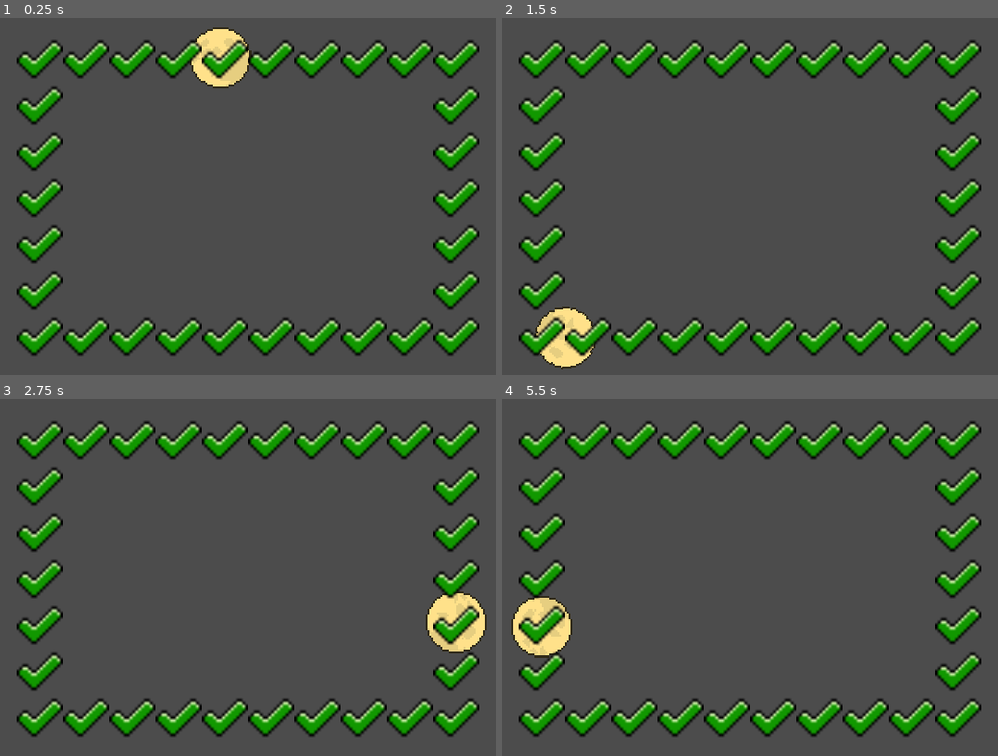
Above: before the commit, frames 1-4 (two rows, left to right).
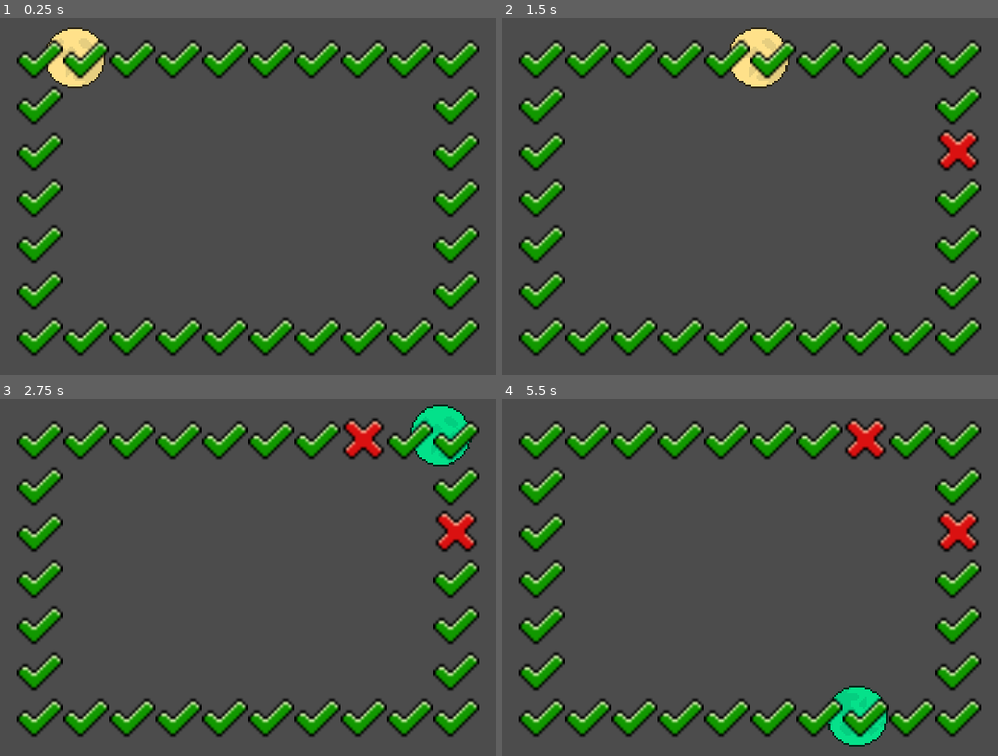
Above: after the commit, the same moments.

Repository: shshwdr/egg-cooker
Game: Godot game, scene res://Scenes/main_game.tscn
Two runs of this game, one before a commit and one after it. Both use one fixed random seed, a clock stepped at 60 frames per second and the inputs below.
Inputs (mouse positions are in pixels of both pictures, inside the frame that each line leads up to):
- Up to frame 1 (0.25 s): no input
- Up to frame 2 (1.5 s): move the mouse to (938, 167) at 0.52 s; press the mouse at (938, 167) at 0.53 s; move the mouse to (626, 225) at 1.27 s; release the mouse at (626, 225) at 1.28 s; click (626, 225) at 1.35 s
- Up to frame 3 (2.75 s): move the mouse to (347, 456) at 2.02 s; press the mouse at (347, 456) at 2.03 s
- Up to frame 4 (5.5 s): move the mouse to (735, 688) at 2.77 s; release the mouse at (735, 688) at 2.78 s; click (735, 688) at 2.85 s; move the mouse to (993, 659) at 3.52 s; press the mouse at (993, 659) at 3.53 s; move the mouse to (551, 495) at 4.27 s; release the mouse at (551, 495) at 4.28 s; click (551, 495) at 4.35 s; move the mouse to (809, 577) at 5.02 s; press the mouse at (809, 577) at 5.03 s

The runs differ from the first frame. In frame 1, 2.4% of the frame differs, in the area x 9-51%, y 2-20%; in frame 2, 3.1%; in frame 3, 4.0%; in frame 4, 4.1%, in the area x 1-97%, y 5-98%.

Commit message:
cooking logic

Diff:
--- a/Scenes/egg.gd
+++ b/Scenes/egg.gd
@@ -1,7 +1,11 @@
 extends PathFollow2D
 
+onready var rigidbody = $RigidBody2D
+onready var sprite = $RigidBody2D/Sprite
+var speed = 100
 
-var speed = 500
+var cooked_level = 0
+var cook_speed = 0.04
 
 # Called when the node enters the scene tree for the first time.
 func _ready():
@@ -9,6 +13,15 @@
 
 func _physics_process(delta):
 	offset+=delta*speed
+
+	var collidings = rigidbody.get_colliding_bodies()
+	for i in collidings:
+		if i.get_parent().is_on:
+			cooking(delta)
+
+func cooking(delta):
+	cooked_level+=delta*cook_speed
+	sprite.modulate = Color(cooked_level,1,1)
 # Called every frame. 'delta' is the elapsed time since the previous frame.
 #func _process(delta):
 #	pass
--- a/Scenes/egg.tscn
+++ b/Scenes/egg.tscn
@@ -1,12 +1,26 @@
-[gd_scene load_steps=3 format=2]
+[gd_scene load_steps=4 format=2]
 
 [ext_resource path="res://art/moon/moon_bg.png" type="Texture" id=1]
 [ext_resource path="res://Scenes/egg.gd" type="Script" id=2]
+
+[sub_resource type="RectangleShape2D" id=1]
+extents = Vector2( 16, 16 )
 
 [node name="egg" type="PathFollow2D"]
 position = Vector2( 64, 64 )
 scale = Vector2( 1.33333, 1.33333 )
 script = ExtResource( 2 )
 
-[node name="Sprite" type="Sprite" parent="."]
+[node name="RigidBody2D" type="RigidBody2D" parent="."]
+mode = 3
+mass = 0.01
+gravity_scale = 0.0
+contacts_reported = 2
+contact_monitor = true
+
+[node name="CollisionShape2D" type="CollisionShape2D" parent="RigidBody2D"]
+shape = SubResource( 1 )
+
+[node name="Sprite" type="Sprite" parent="RigidBody2D"]
+scale = Vector2( 1, 1 )
 texture = ExtResource( 1 )
--- a/Scenes/main_game.tscn
+++ b/Scenes/main_game.tscn
@@ -1,8 +1,7 @@
-[gd_scene load_steps=7 format=2]
+[gd_scene load_steps=6 format=2]
 
 [ext_resource path="res://Scenes/egg.tscn" type="PackedScene" id=1]
 [ext_resource path="res://Scenes/table_generator.gd" type="Script" id=2]
-[ext_resource path="res://Scenes/table.gd" type="Script" id=3]
 [ext_resource path="res://Scenes/table.tscn" type="PackedScene" id=4]
 [ext_resource path="res://Scenes/main_game.gd" type="Script" id=5]
 
@@ -21,7 +20,7 @@
 curve = SubResource( 1 )
 
 [node name="table_generator" type="PathFollow2D" parent="whole_table/Path2D"]
-position = Vector2( 448, 64 )
+position = Vector2( 96, 96 )
 scale = Vector2( 1, 1 )
 rotate = false
 script = ExtResource( 2 )
@@ -30,8 +29,6 @@
 visible = false
 position = Vector2( 0, 0 )
 scale = Vector2( 1.33333, 1.33333 )
-script = ExtResource( 3 )
 
 [node name="egg" parent="whole_table/Path2D" instance=ExtResource( 1 )]
-position = Vector2( 448, 64 )
-rotation = 1.5708
+position = Vector2( 96, 96 )
--- a/Scenes/table.gd
+++ b/Scenes/table.gd
@@ -1,11 +1,12 @@
 extends Node2D
 
 
-# Declare member variables here. Examples:
-# var a = 2
-# var b = "text"
+var off_texture = preload("res://art/UI/checkmark.png")
+var on_texture = preload("res://art/UI/cancel.png")
+var is_on = false
 
 
+onready var sprite = $StaticBody2D/sprite
 # Called when the node enters the scene tree for the first time.
 func _ready():
 	pass # Replace with function body.
@@ -14,3 +15,27 @@
 # Called every frame. 'delta' is the elapsed time since the previous frame.
 #func _process(delta):
 #	pass
+
+func flip():
+	is_on = not is_on
+	if is_on:
+		sprite.texture = on_texture
+	else:
+		sprite.texture = off_texture
+
+#func _on_Control_mouse_entered():
+#	print("enter table")
+#	if Input.is_mouse_button_pressed(1):  # Left mouse button.
+#		flip()
+
+
+func _on_StaticBody2D_input_event(viewport, event, shape_idx):
+	#print("well")
+	if event.is_action_pressed("click"):
+		print("hmm")
+		flip()
+
+
+func _on_StaticBody2D_mouse_entered():
+	if Input.is_mouse_button_pressed(1):  # Left mouse button.
+		flip()
--- a/Scenes/table.tscn
+++ b/Scenes/table.tscn
@@ -1,13 +1,26 @@
-[gd_scene load_steps=2 format=2]
+[gd_scene load_steps=4 format=2]
 
 [ext_resource path="res://art/UI/checkmark.png" type="Texture" id=1]
+[ext_resource path="res://Scenes/table.gd" type="Script" id=2]
+
+[sub_resource type="RectangleShape2D" id=1]
+extents = Vector2( 16, 16 )
 
 [node name="table" type="Node2D"]
 position = Vector2( 64, 64 )
+script = ExtResource( 2 )
 __meta__ = {
 "_edit_group_": true
 }
 
-[node name="Sprite" type="Sprite" parent="."]
+[node name="StaticBody2D" type="StaticBody2D" parent="."]
+input_pickable = true
+
+[node name="CollisionShape2D" type="CollisionShape2D" parent="StaticBody2D"]
+shape = SubResource( 1 )
+
+[node name="sprite" type="Sprite" parent="StaticBody2D"]
 scale = Vector2( 2, 2 )
 texture = ExtResource( 1 )
+[connection signal="input_event" from="StaticBody2D" to="." method="_on_StaticBody2D_input_event"]
+[connection signal="mouse_entered" from="StaticBody2D" to="." method="_on_StaticBody2D_mouse_entered"]
--- a/project.godot
+++ b/project.godot
@@ -29,6 +29,14 @@
 window/stretch/mode="2d"
 window/stretch/aspect="expand"
 
+[input]
+
+click={
+"deadzone": 0.5,
+"events": [ Object(InputEventMouseButton,"resource_local_to_scene":false,"resource_name":"","device":0,"alt":false,"shift":false,"control":false,"meta":false,"command":false,"button_mask":0,"position":Vector2( 0, 0 ),"global_position":Vector2( 0, 0 ),"factor":1.0,"button_index":1,"pressed":false,"doubleclick":false,"script":null)
+ ]
+}
+
 [rendering]
 
 environment/default_environment="res://default_env.tres"
